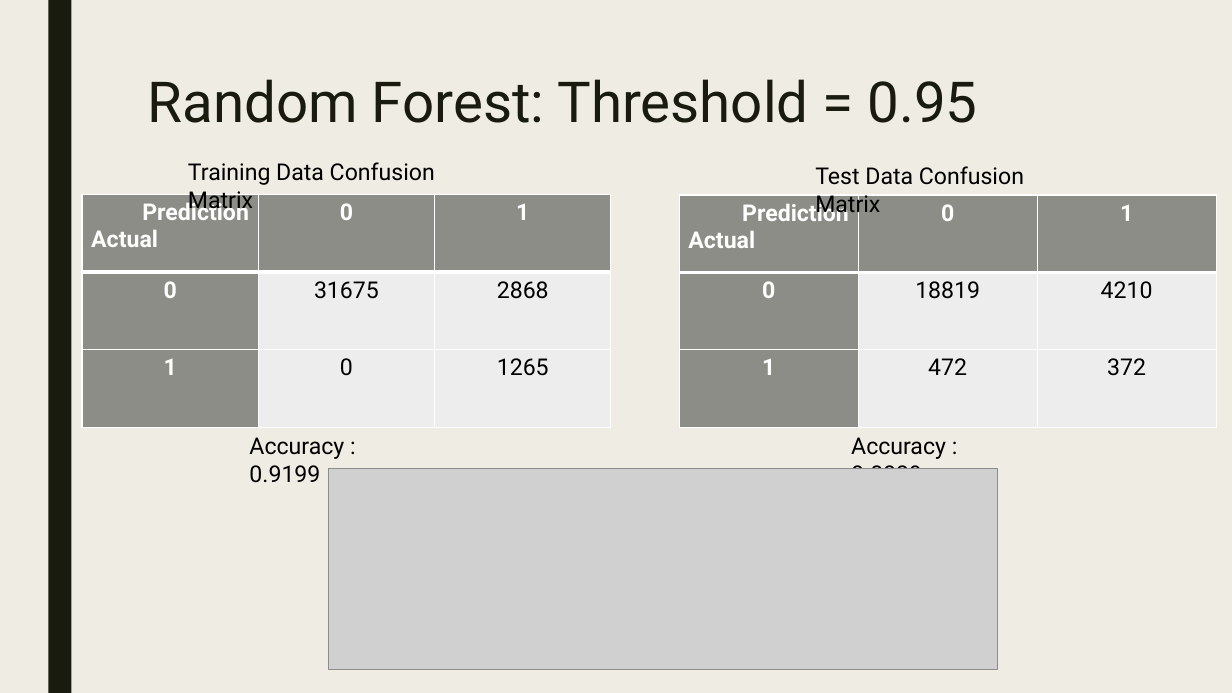
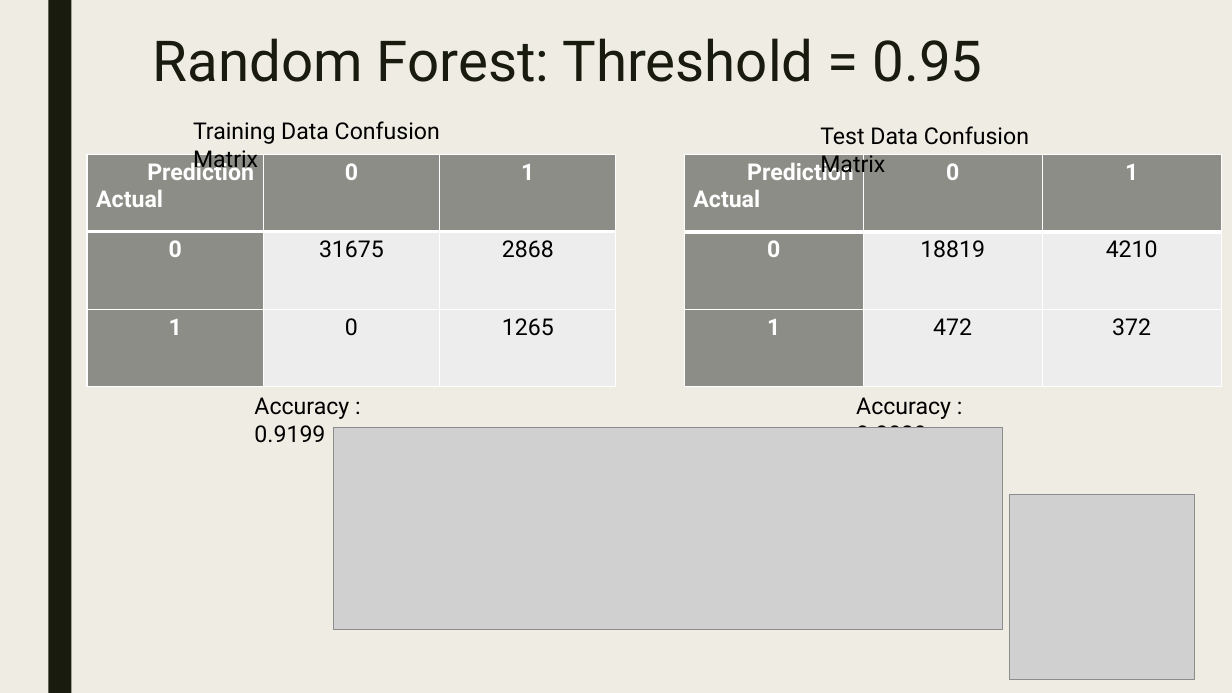
Before and after one commit to Preetikasri/UFO-Sightings-Analysis, a slide deck: slide 14 of ufo_presentation_v3.pptx (slide 13 before the commit). Drawn at 1232x693 pixels with LibreOffice and Linux fonts; fonts in the diff are those of the drawing; grey boxes stand for pictures. Boxes give left, top, right and bottom in pixels: in the first picture for what was removed or moved away, otherwise in the second. Text is boxed around its words. In the diff, an @@ line names an element or a change of style, - is before the commit and + after.

```diff
--- a/ufo_presentation_v3.pptx
+++ b/ufo_presentation_v3.pptx
@@ 4 texts, 2 tables, 1 picture, 1 title moved together from (x1=82, y1=79, x2=1217, y2=670) to (x1=87, y1=38, x2=1222, y2=629) @@
@@ picture added at (x1=1009, y1=495, x2=1194, y2=680) @@
```
Also in this commit, not shown: 10 other slides changed, 5 slides added.
